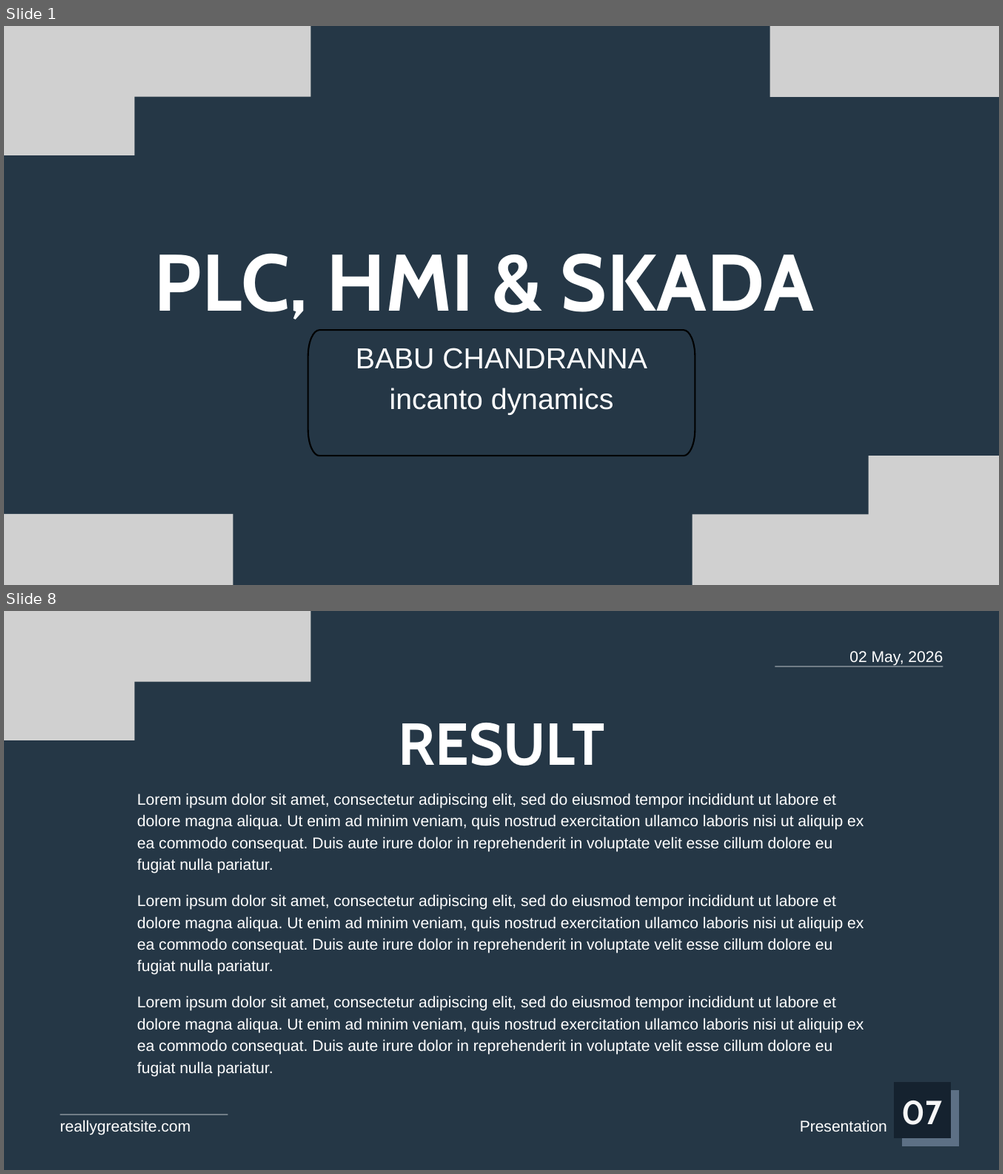
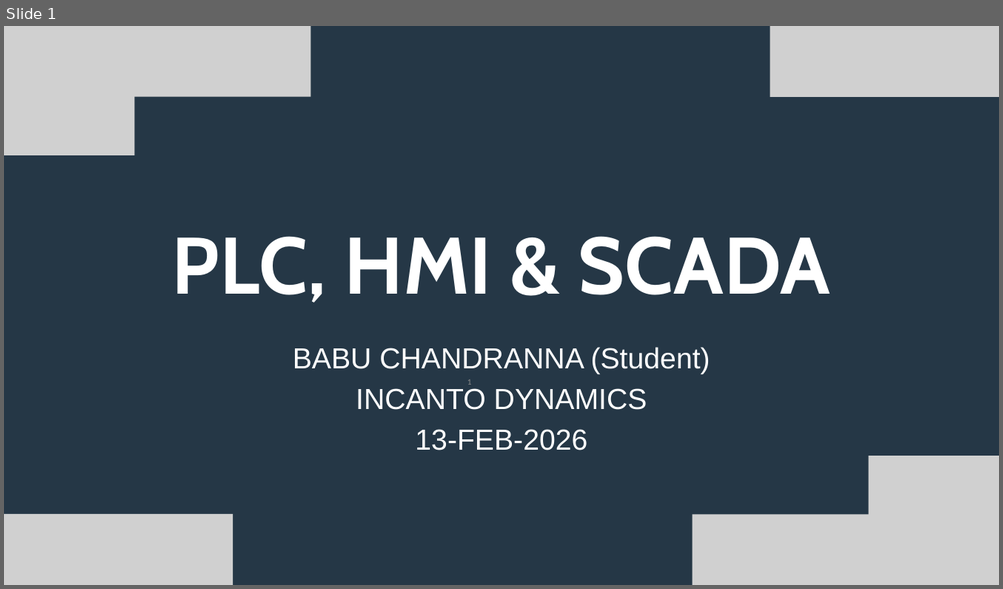
Before and after one commit to babubhare/plc_id, a slide deck: presentation/id_plc_hmi_scada.pptx. Shown one above the other, each under a label of ours: slides 1 and 8 before the commit, slide 1 after it; the slides between them are not shown. The pictures are 1003x1174 and 1003x589 pixels, drawn with LibreOffice and Linux fonts; fonts in the diff are those of the drawing; grey boxes stand for pictures. Boxes give left, top, right and bottom in pixels: in the first picture for what was removed or moved away, otherwise in the second. Text is boxed around its words. In the diff, an @@ line names an element or a change of style, - is before the commit and + after.

```diff
--- a/presentation/id_plc_hmi_scada.pptx
+++ b/presentation/id_plc_hmi_scada.pptx
@@ slide 8 removed at box(4, 611, 999, 1170), background #253746 @@
@@ picture removed at box(4, 611, 311, 682) @@
@@ picture removed at box(4, 653, 135, 741) @@
@@ text removed at box(849, 651, 942, 666) @@
-02 May, 2026
@@ line removed from (775, 667) to (943, 667) @@
@@ text removed at box(398, 723, 605, 766) @@
-RESULT
@@ text removed at box(137, 793, 863, 874) @@
-Lorem ipsum dolor sit amet, consectetur adipiscing elit, sed do eiusmod tempor incididunt ut labore et dolore magna aliqua. Ut enim ad minim veniam, quis nostrud exercitation ullamco laboris nisi ut aliquip ex ea commodo consequat. Duis aute irure dolor in reprehenderit in voluptate velit esse cillum dolore eu fugiat nulla pariatur.
@@ text removed at box(137, 894, 863, 975) @@
-Lorem ipsum dolor sit amet, consectetur adipiscing elit, sed do eiusmod tempor incididunt ut labore et dolore magna aliqua. Ut enim ad minim veniam, quis nostrud exercitation ullamco laboris nisi ut aliquip ex ea commodo consequat. Duis aute irure dolor in reprehenderit in voluptate velit esse cillum dolore eu fugiat nulla pariatur.
@@ text removed at box(137, 996, 863, 1077) @@
-Lorem ipsum dolor sit amet, consectetur adipiscing elit, sed do eiusmod tempor incididunt ut labore et dolore magna aliqua. Ut enim ad minim veniam, quis nostrud exercitation ullamco laboris nisi ut aliquip ex ea commodo consequat. Duis aute irure dolor in reprehenderit in voluptate velit esse cillum dolore eu fugiat nulla pariatur.
@@ freeform shape removed at box(893, 1082, 950, 1138) @@
@@ freeform shape removed at box(902, 1091, 959, 1147) @@
@@ line removed from (60, 1115) to (227, 1115) @@
@@ text removed at box(60, 1120, 191, 1136) @@
-reallygreatsite.com
@@ text removed at box(800, 1120, 887, 1132) @@
-Presentation
@@ text removed at box(902, 1101, 942, 1125) @@
-07
@@ slide 1 changed as well @@
@@ text at box(172, 236, 831, 303): text changed @@
-PLC, HMI & SKADA
+PLC, HMI & SCADA
@@ text "BABU CHANDRANNA (Student)" at box(293, 347, 710, 451): vertical alignment top to bottom @@
@@ freeform shape removed at box(308, 330, 694, 456) @@
@@ text at box(293, 347, 710, 451): text changed @@
-BABU CHANDRANNA
-incanto dynamics
+BABU CHANDRANNA (Student)
+INCANTO DYNAMICS
+13-FEB-2026
@@ page number added at box(467, 380, 472, 385), 12 pt, text #8C8C8C @@
+1
```
Also in this commit, not shown: 1 other slide changed, 21 slides added, 7 other slides removed, 1 other file.
